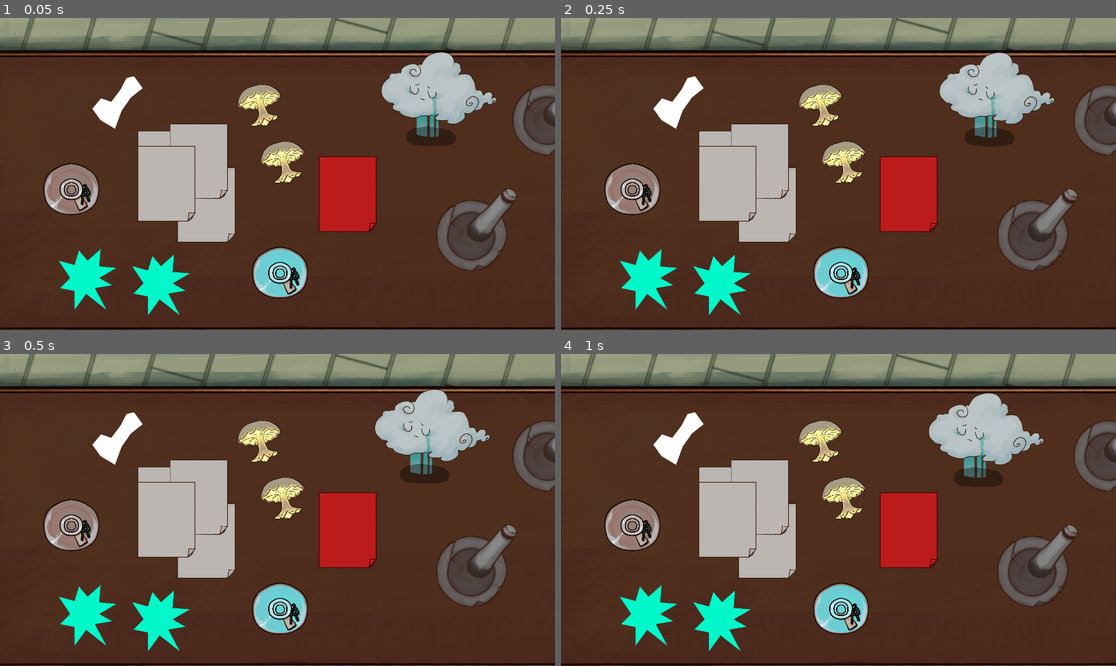
Above: before the commit, frames 1-4 (two rows, left to right).
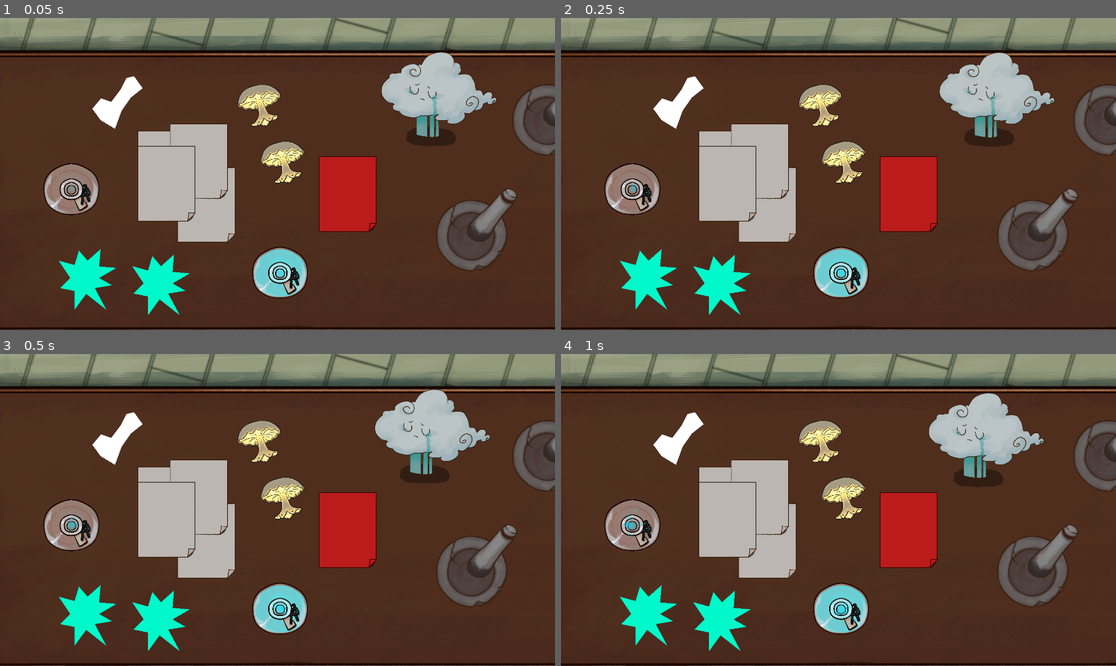
Above: after the commit, the same moments.

Repository: hulien22/ldjam51
Game: Godot game, scene res://src/test/test2.tscn
Two runs of this game, one before a commit and one after it. Both use one fixed random seed, a clock stepped at 60 frames per second and the inputs below. The engine's default icon, where the game draws it, is replaced by a stand-in: a white triangle on a blue panel in a dark square.
Inputs (mouse positions are in pixels of both pictures, inside the frame that each line leads up to):
- Up to frame 1 (0.05 s): no input
- Up to frame 2 (0.25 s): no input
- Up to frame 3 (0.5 s): no input
- Up to frame 4 (1 s): move the mouse to (960, 494) at 0.52 s; click (960, 494) at 0.6 s

The runs differ from the first frame. In frame 1, 0.1% of the frame differs, in the area x 12-80%, y 34-82%; in frame 2, 0.2%; in frame 3, 0.2%; in frame 4, 0.3%, in the area x 11-77%, y 36-85%.

Commit message:
fix some bugs in random generation

Diff:
--- a/generate_recipes.gd
+++ b/generate_recipes.gd
@@ -127,10 +127,10 @@
 		#chose to add ingred 0 or op_arr 1 if either full
 		if cur_ingred == max_ingred && cur_op<max_op:
 			ingred_op_choice=1
-		elif cur_op == max_op && cur_ingred<max_op:
+		elif cur_op == max_op && cur_ingred<max_ingred:
 			ingred_op_choice=0
 		else:
-			ingred_op_choice = (rng.randi() % 1)
+			ingred_op_choice = (rng.randi() % 2)
 
 		if ingred_op_choice == 0 && cur_ingred<max_ingred:
 			merged_arr.append(ingred[rng.randi() % ingred.size()])
--- a/src/test/Potion.gd
+++ b/src/test/Potion.gd
@@ -7,12 +7,12 @@
 
 export var liquid_color:Color = Color8(0,0,0,0)
 
-
 # Called when the node enters the scene tree for the first time.
 func _ready():
 	$PotionFilling.modulate = liquid_color
 
+func set_color(new_color:Color):
+	liquid_color = new_color
+	$PotionFilling.modulate = liquid_color
 
-# Called every frame. 'delta' is the elapsed time since the previous frame.
-#func _process(delta):
-#	pass
+#TODO add more things in the potion too? eyes tail leaves?
--- a/src/test/Potion.tscn
+++ b/src/test/Potion.tscn
@@ -8,6 +8,27 @@
 [sub_resource type="CapsuleShape2D" id=1]
 radius = 174.849
 height = 32.2368
+
+[sub_resource type="Curve" id=2]
+_data = [ Vector2( 0, 1 ), 0.0, 0.0, 0, 0, Vector2( 1, 0.0909091 ), 0.0, 0.0, 0, 0 ]
+
+[sub_resource type="CurveTexture" id=3]
+curve = SubResource( 2 )
+
+[sub_resource type="ParticlesMaterial" id=4]
+flag_disable_z = true
+direction = Vector3( 0, 0, 0 )
+spread = 180.0
+gravity = Vector3( 0, 0, 0 )
+initial_velocity = 100.0
+initial_velocity_random = 0.52
+angular_velocity = 114.05
+angular_velocity_random = 1.0
+orbit_velocity = 0.0
+orbit_velocity_random = 0.0
+scale = 50.0
+scale_random = 0.38
+scale_curve = SubResource( 3 )
 
 [node name="Potion" type="RigidBody2D"]
 z_index = 5
@@ -31,3 +52,10 @@
 visible = false
 rotation = 1.60239
 shape = SubResource( 1 )
+
+[node name="Particles2D" type="Particles2D" parent="."]
+modulate = Color( 0.0352941, 0.862745, 1, 0.196078 )
+amount = 20
+lifetime = 2.0
+explosiveness = 0.13
+process_material = SubResource( 4 )
--- a/src/test/test2.tscn
+++ b/src/test/test2.tscn
@@ -105,6 +105,7 @@
 
 [node name="Polygon2D" type="Polygon2D" parent="RainCloudInProgress"]
 position = Vector2( -140.722, 442.01 )
+z_as_relative = false
 color = Color( 0.00392157, 0.00392157, 0.00392157, 0.376471 )
 polygon = PoolVector2Array( 17.5903, -87.1115, -117.268, -64.5271, -181.765, -19.3582, -190.56, 70.9797, -123.131, 119.375, 43.9756, 135.507, 214.014, 129.054, 290.238, 106.47, 316.623, 58.0743, 301.965, -3.05176e-05, 263.853, -38.7162, 181.765, -61.3007, 82.0874, -77.4325 )
 
Not shown: 1 places in src/test/Potion.tscn that only renumber resources
